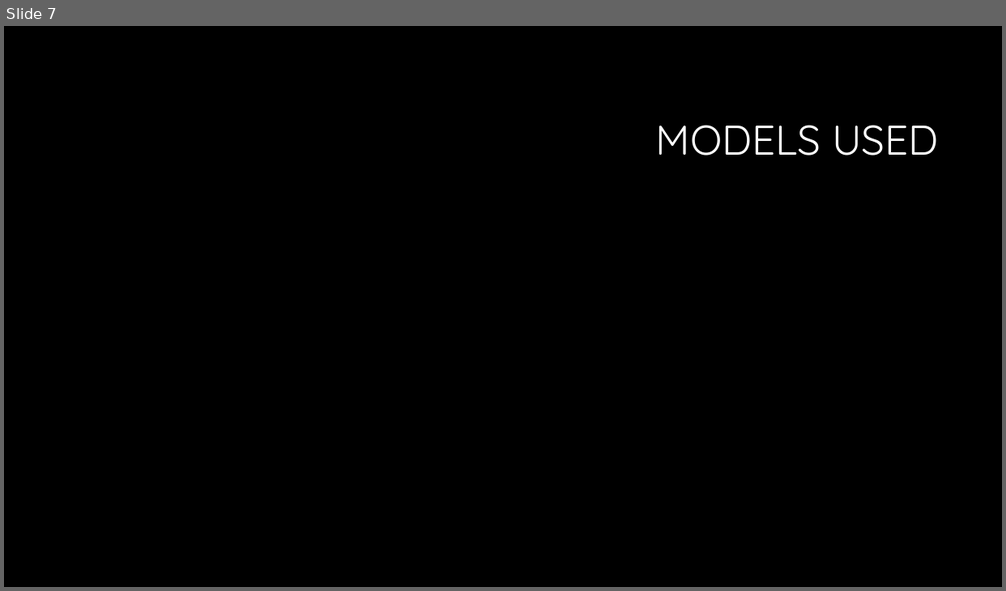
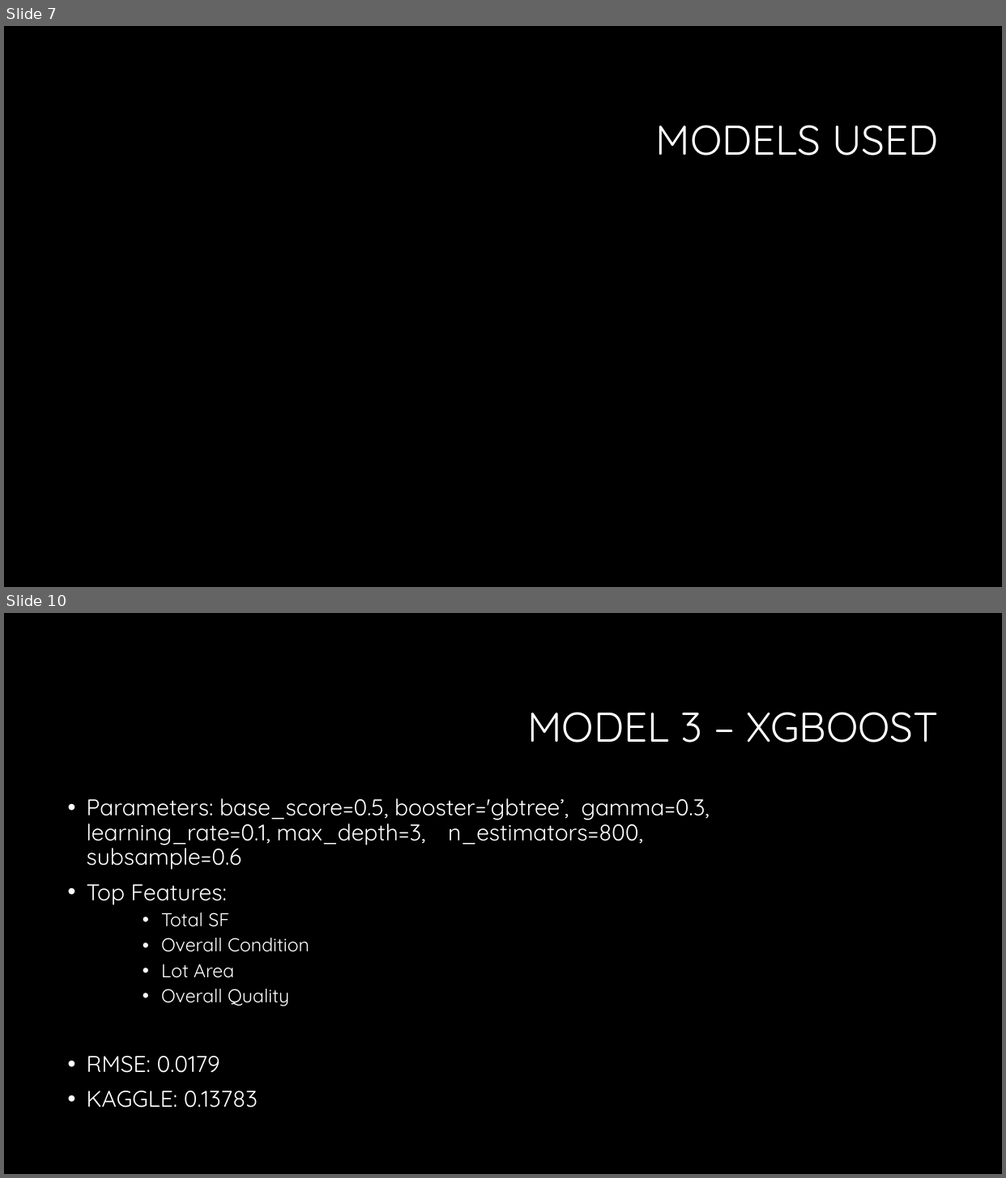
Before and after one commit to gregmb/FightingMongoosesML, a slide deck: MLPresentationFightingMongooses.pptx. Shown one above the other, each under a label of ours: slide 7 before the commit, slides 7 and 10 after it; the slides between them are not shown. The pictures are 1006x591 and 1006x1178 pixels, drawn with LibreOffice and Linux fonts; fonts in the diff are those of the drawing; background and template pictures are left out. Boxes give left, top, right and bottom in pixels: in the first picture for what was removed or moved away, otherwise in the second. Text is boxed around its words. In the diff, an @@ line names an element or a change of style, - is before the commit and + after.

```diff
--- a/MLPresentationFightingMongooses.pptx
+++ b/MLPresentationFightingMongooses.pptx
@@ slide 10 added at [4, 613, 1002, 1174], background #000000 @@
@@ title added at [528, 712, 938, 743], 40 pt, text #FFFFFF @@
+MODEL 3 – XGBOOST
@@ text added at [87, 798, 710, 1108], 22 pt, text #FFFFFF @@
+• Parameters: base_score=0.5, booster='gbtree’, gamma=0.3, learning_rate=0.1, max_depth=3, n_estimators=800, subsample=0.6
+• Top Features:
+    • Total SF
+    • Overall Condition
+    • Lot Area
+    • Overall Quality
+• RMSE: 0.0179
+• KAGGLE: 0.13783
```
Also in this commit, not shown: 9 slides changed, 1 other slide added, 2 slides removed.
